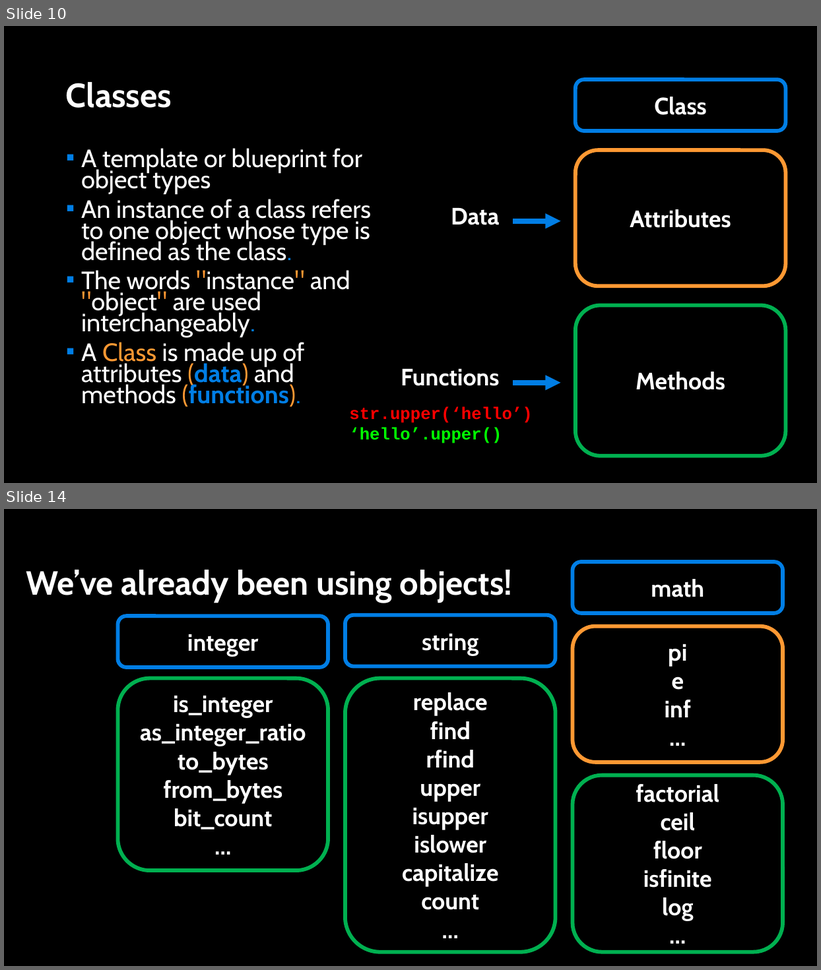
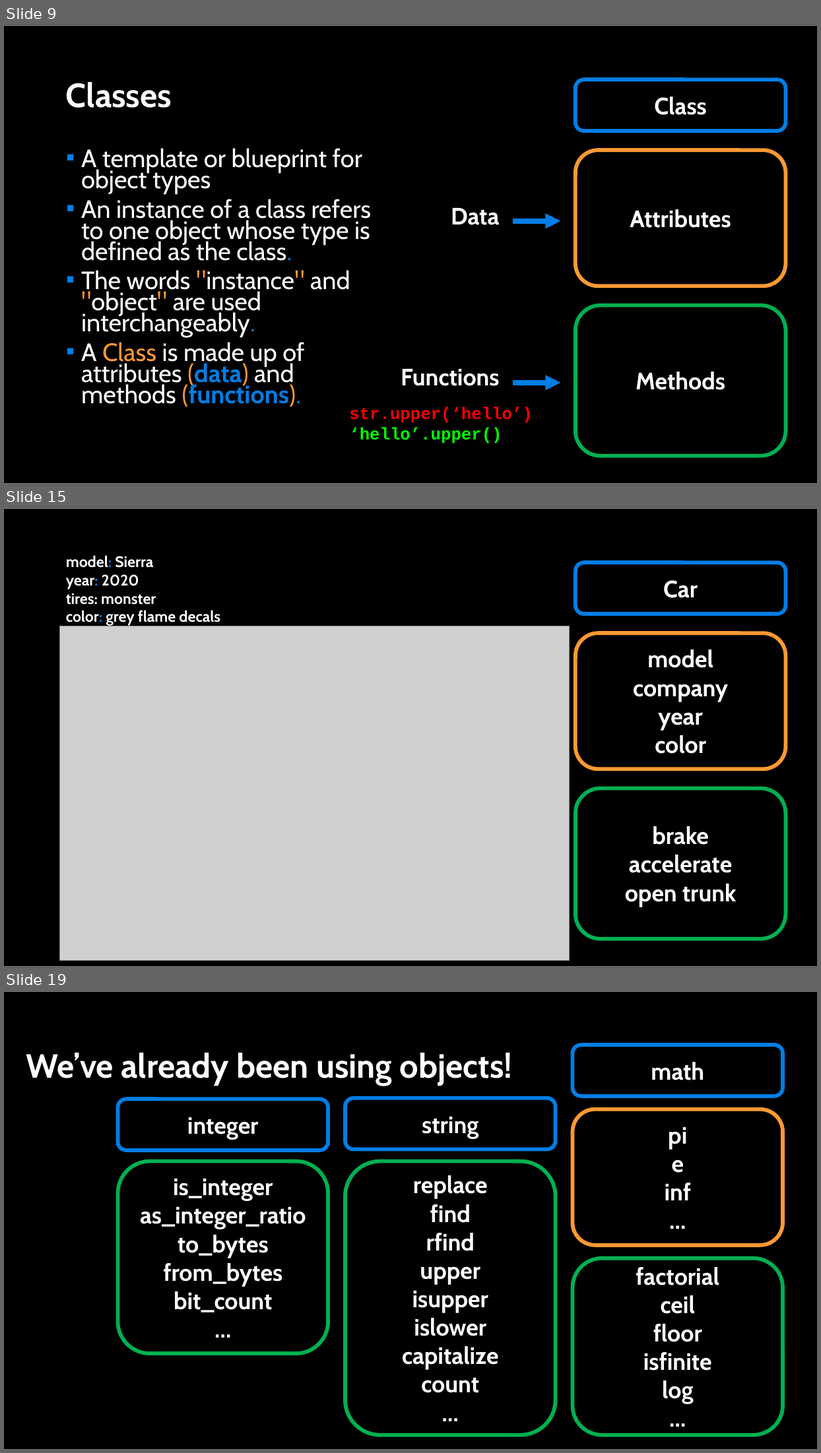
Before and after one commit to APS106/APS106-winter-2026-goodfellow-sutton, a slide deck: lectures/week5/lecture2/slides/week5_lecture2.pptx. Shown one above the other, each under a label of ours: slides 10 and 14 before the commit, slides 9, 15 and 19 after it; the slides between them are not shown. The pictures are 821x970 and 821x1453 pixels, drawn with LibreOffice and Linux fonts; fonts in the diff are those of the drawing; grey boxes stand for pictures; background and template pictures are left out. Boxes give left, top, right and bottom in pixels: in the first picture for what was removed or moved away, otherwise in the second. Text is boxed around its words. In the diff, an @@ line names an element or a change of style, - is before the commit and + after.

```diff
--- a/lectures/week5/lecture2/slides/week5_lecture2.pptx
+++ b/lectures/week5/lecture2/slides/week5_lecture2.pptx
@@ slide 15 added at [4, 509, 817, 966], background picture (left out) @@
@@ text added at [66, 555, 220, 626], 18 pt, text #FFFFFF, bold @@
+model: Sierra
+year: 2020
+tires: monster
+color: grey flame decals
@@ rounded rectangle added at [576, 562, 786, 614], outline #017EE5 4.5 pt, 28 pt, text #FFFFFF, bold @@
+Car
@@ picture added at [60, 626, 570, 961] @@
@@ rounded rectangle added at [576, 634, 786, 770], outline #FF9933 4.5 pt, 28 pt, text #FFFFFF, bold @@
+model
+company
+year
+color
@@ rounded rectangle added at [576, 788, 786, 939], outline #00B050 4.5 pt, 28 pt, text #FFFFFF, bold @@
+brake
+accelerate
+open trunk
@@ what was slide 10 is now slide 9 @@
@@ what was slide 14 is now slide 19 @@
```
Also in this commit, not shown: 15 slides changed, 5 other slides added, 1 slide removed, 1 other file.
